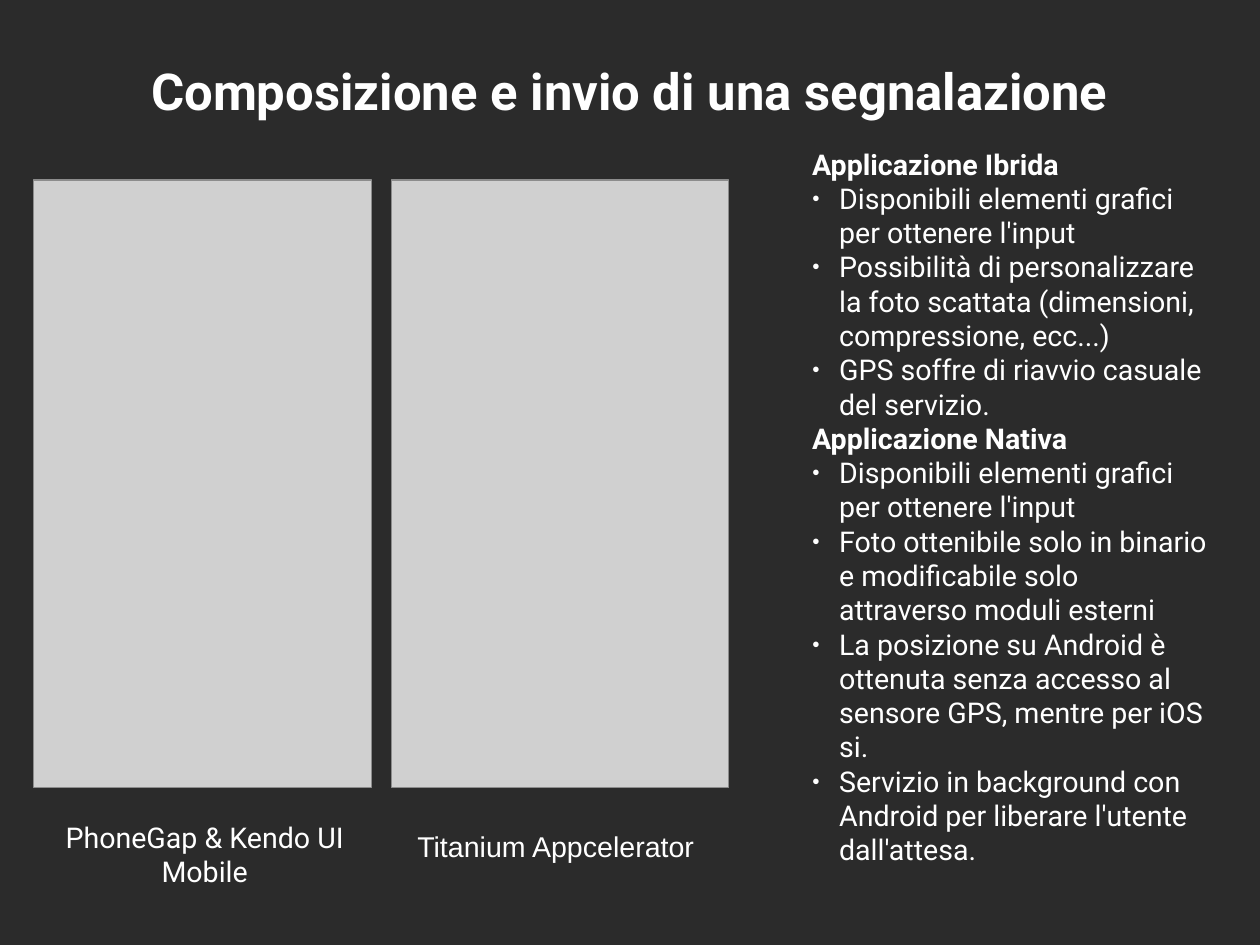
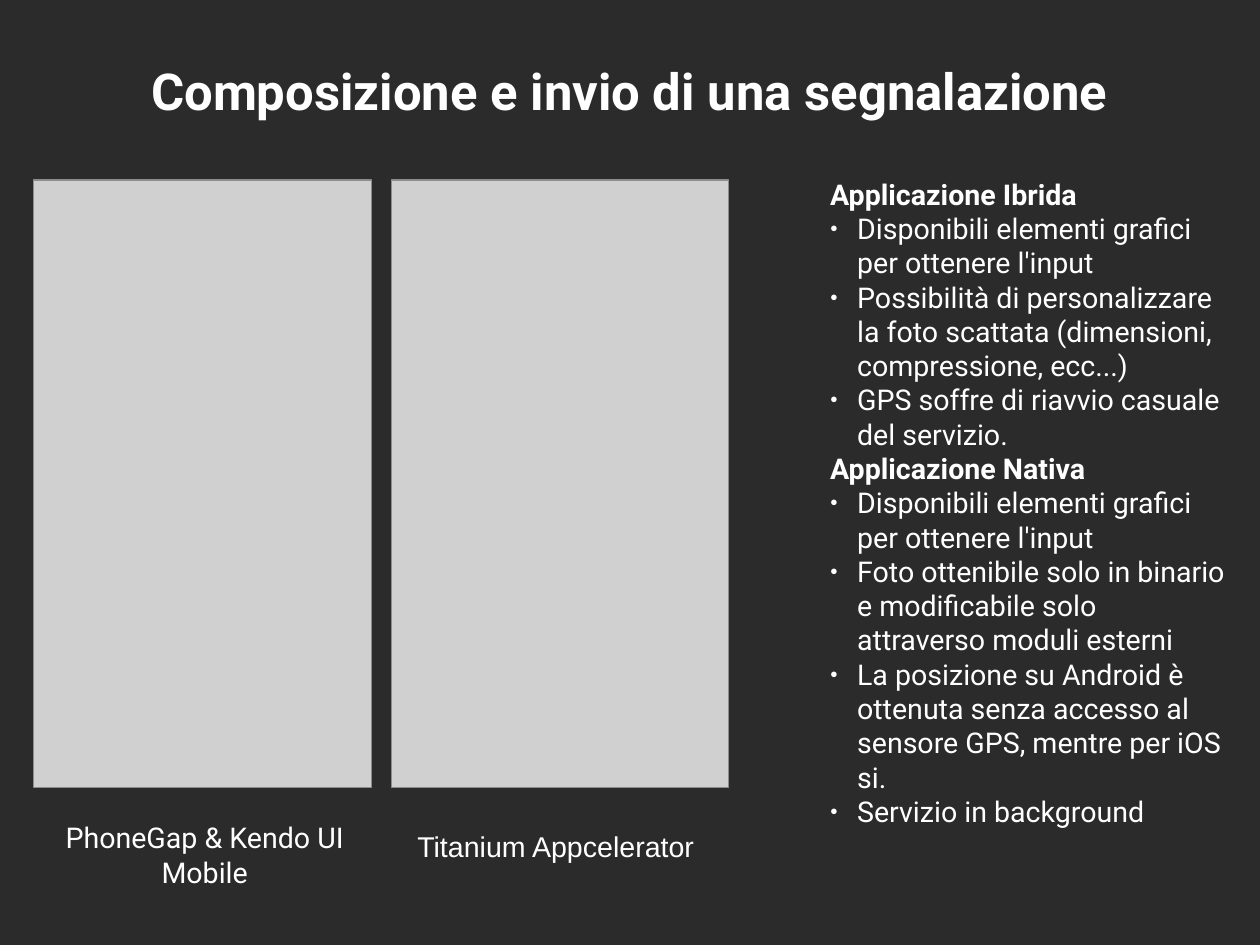
Before and after one commit to mircobe87/tesi-crossplatform, a slide deck: slide 6 of presentazione/presentazione.odp. Drawn at 1260x945 pixels with LibreOffice and Linux fonts; fonts in the diff are those of the drawing; grey boxes stand for pictures; background and template pictures are left out; a plain dark background stands for a picture behind light text. Boxes give left, top, right and bottom in pixels: in the first picture for what was removed or moved away, otherwise in the second. Text is boxed around its words. In the diff, an @@ line names an element or a change of style, - is before the commit and + after.

Commit message:
sistemata diapositiva dettagli segnalazione

```diff
--- a/presentazione/presentazione.odp
+++ b/presentazione/presentazione.odp
@@ text "Applicazione Ibrida" moved from (x1=812, y1=153, x2=1206, y2=861) to (x1=830, y1=183, x2=1224, y2=828) @@
@@ text at (x1=857, y1=800, x2=1144, y2=828): text changed @@
-● Servizio in background con Android per liberare l'utente dall'attesa.
+● Servizio in background
```
Also in this commit, not shown: 1 other slide changed.
